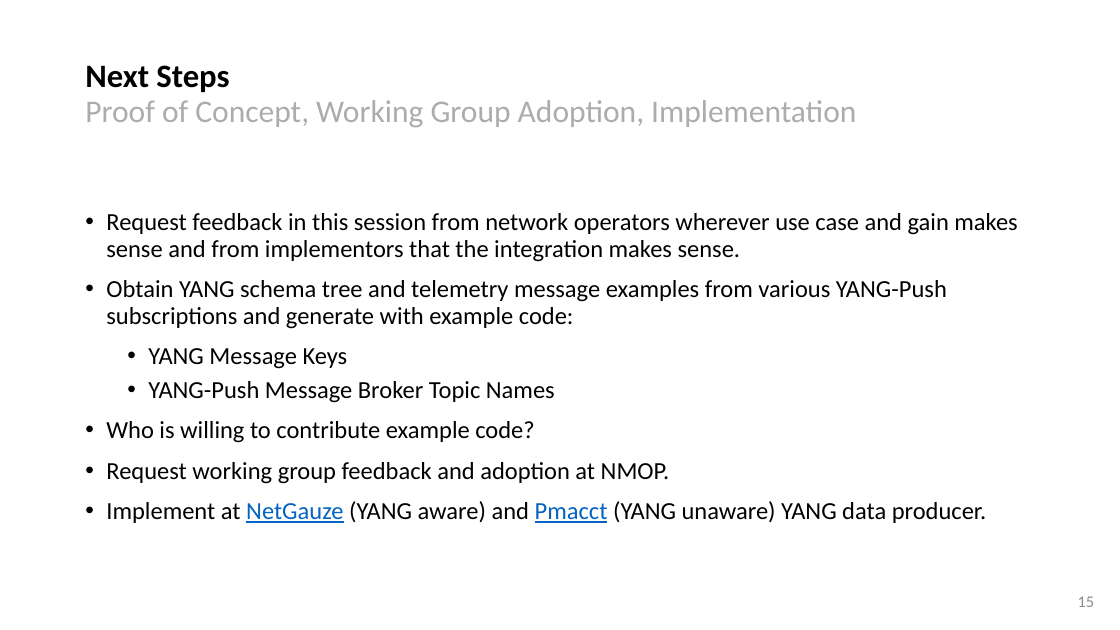
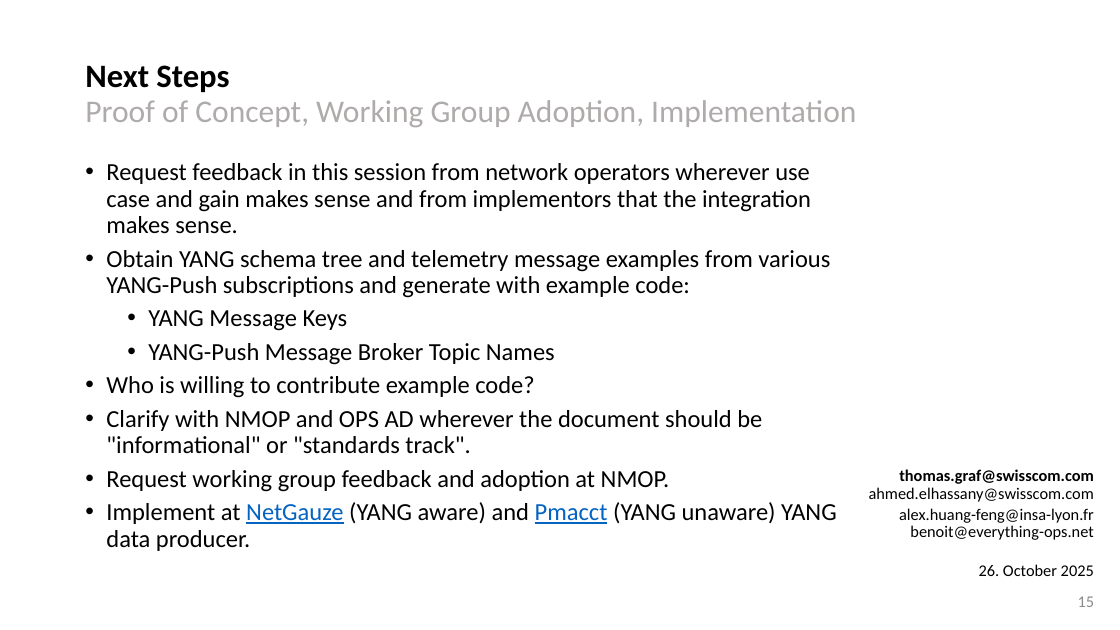
Before and after one commit to network-analytics/ietf-network-analytics-document-status, a slide deck: slide 15 of 124/NMOP/draft-netana-nmop-yang-message-broker-message-key-01.pptx. Drawn at 1120x630 pixels with LibreOffice and Linux fonts; fonts in the diff are those of the drawing. Boxes give left, top, right and bottom in pixels: in the first picture for what was removed or moved away, otherwise in the second. Text is boxed around its words. In the diff, an @@ line names an element or a change of style, - is before the commit and + after.

```diff
--- a/124/NMOP/draft-netana-nmop-yang-message-broker-message-key-01.pptx
+++ b/124/NMOP/draft-netana-nmop-yang-message-broker-message-key-01.pptx
@@ text "Request feedback in this session ...": place and size @@
-text "Request feedback in this session ..." at <box>106,213,1017,523</box>
+text "Request feedback in this session ..." at <box>106,163,837,551</box>
@@ text at <box>106,163,837,551</box>: less space between paragraphs @@
@@ text at <box>106,410,762,454</box>: paragraph added @@
+• Clarify with NMOP and OPS AD wherever the document should be "informational" or "standards track".
@@ text added at <box>869,469,1094,576</box>, 14 pt, text #000000 @@
+thomas.graf@swisscom.com
+ahmed.elhassany@swisscom.com
+alex.huang-feng@insa-lyon.fr
+benoit@everything-ops.net
+26. October 2025
```
Also in this commit, not shown: 1 other slide changed, 12 other files.
